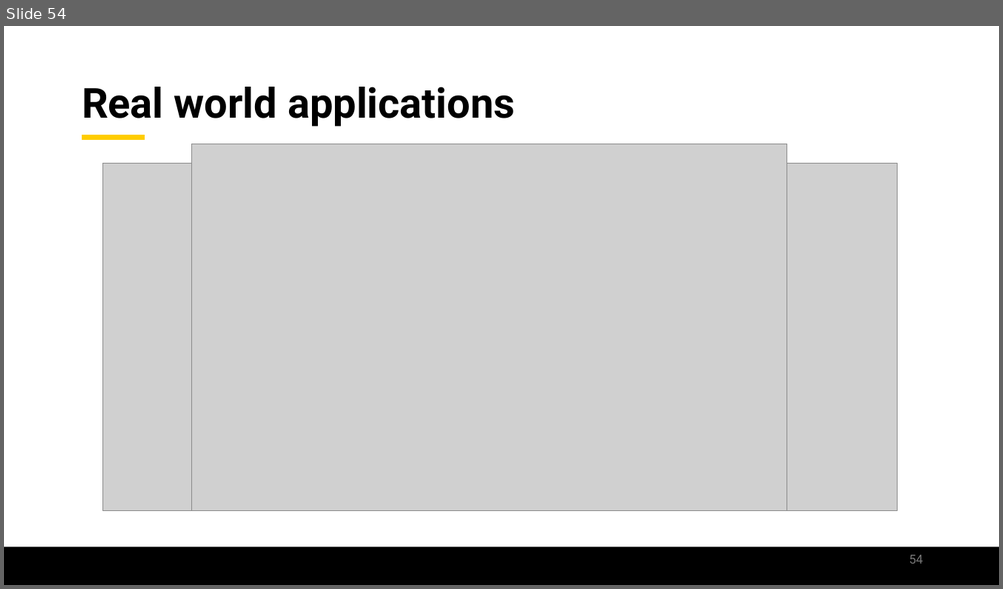
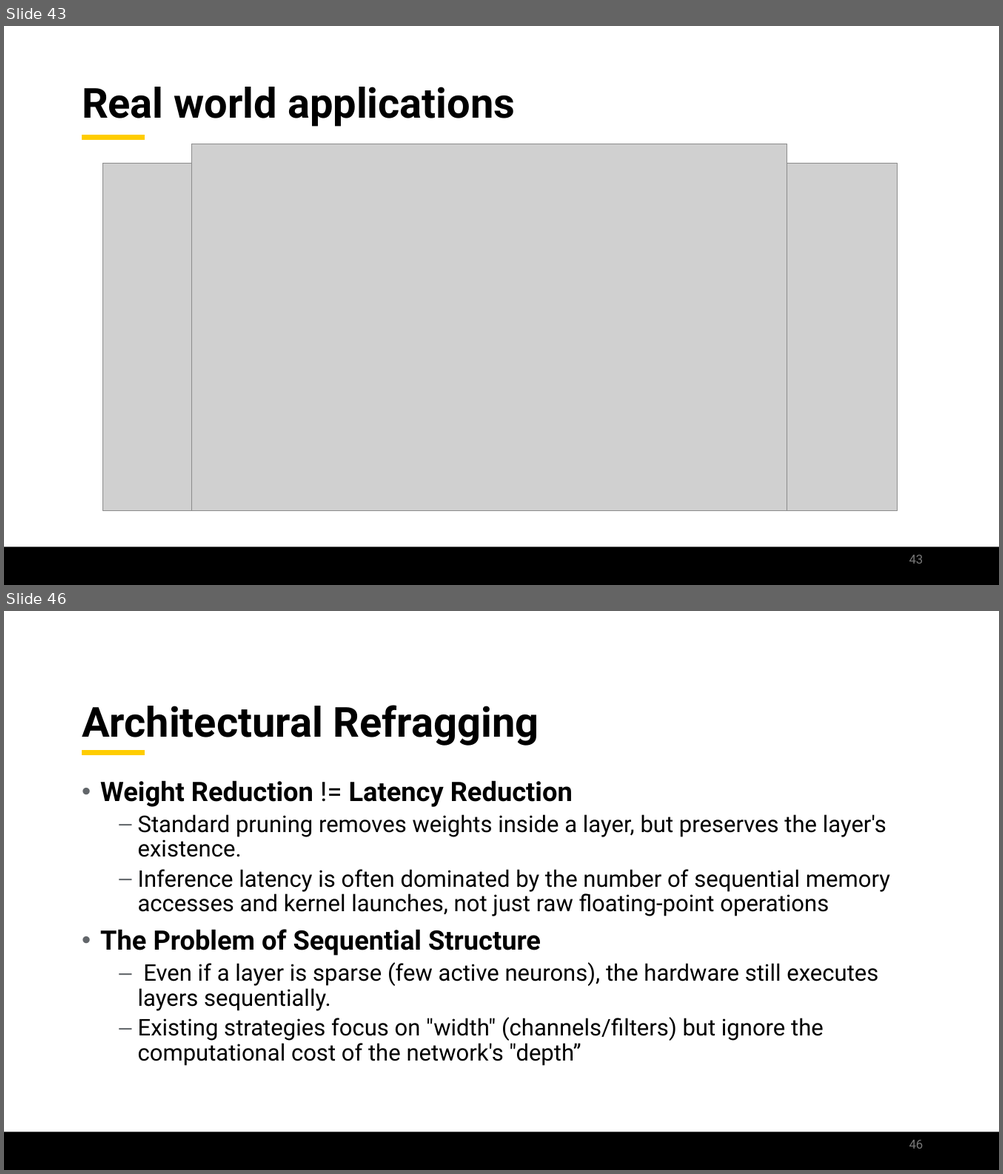
Before and after one commit to jamilgafur/Presentation, a slide deck: Presentation.pptx. Shown one above the other, each under a label of ours: slide 54 before the commit, slides 43 and 46 after it; the slides between them are not shown. The pictures are 1003x589 and 1003x1174 pixels, drawn with LibreOffice and Linux fonts; fonts in the diff are those of the drawing; grey boxes stand for pictures; background and template pictures are left out. Boxes give left, top, right and bottom in pixels: in the first picture for what was removed or moved away, otherwise in the second. Text is boxed around its words. In the diff, an @@ line names an element or a change of style, - is before the commit and + after.

```diff
--- a/Presentation.pptx
+++ b/Presentation.pptx
@@ slide 46 added at box(4, 611, 999, 1170), background #FFFFFF; not listed: 1 template element that a slide beside it also shows @@
@@ title added at box(82, 705, 539, 746), 40 pt, text #000000, bold @@
+Architectural Refragging
@@ line added from (82, 753) to (145, 753), #FFCD00 5 pt @@
@@ text added at box(100, 780, 890, 1066), 22.2 pt, text #000000 @@
+• Weight Reduction != Latency Reduction
+  – Standard pruning removes weights inside a layer, but preserves the layer's existence.
+  – Inference latency is often dominated by the number of sequential memory accesses and kernel launches, not just raw floating-point operations
+• The Problem of Sequential Structure
+  – Even if a layer is sparse (few active neurons), the hardware still executes layers sequentially.
+  – Existing strategies focus on "width" (channels/filters) but ignore the computational cost of the network's "depth”
@@ page number added at box(909, 1140, 923, 1149), 12 pt, text #797979 @@
+46
@@ what was slide 54 is now slide 43 @@
@@ page number at box(909, 555, 923, 564): text changed @@
-54
+43
```
Also in this commit, not shown: 10 slides changed, 6 other slides added, 9 slides removed.
